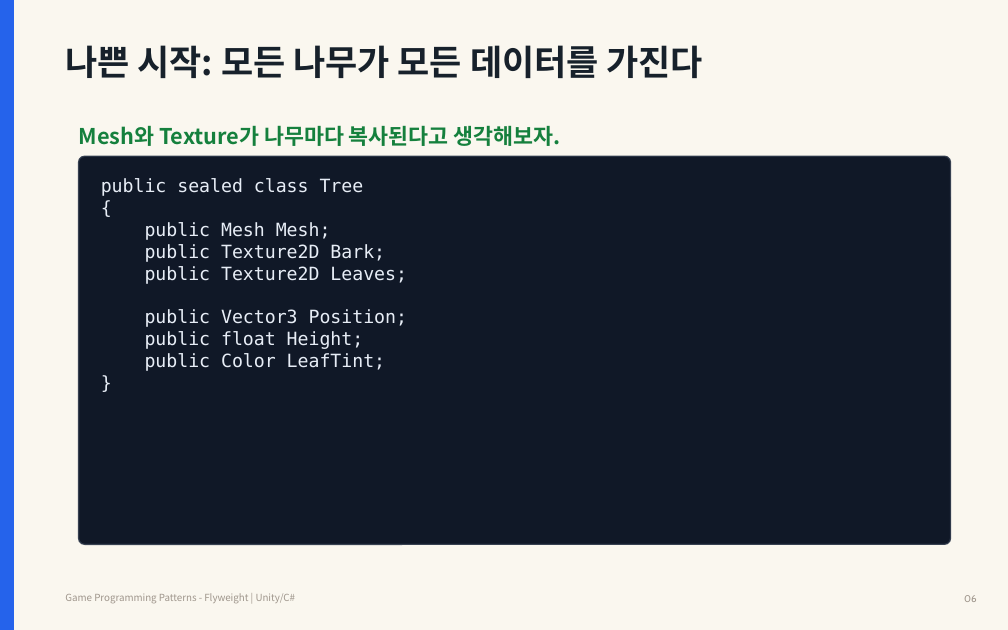
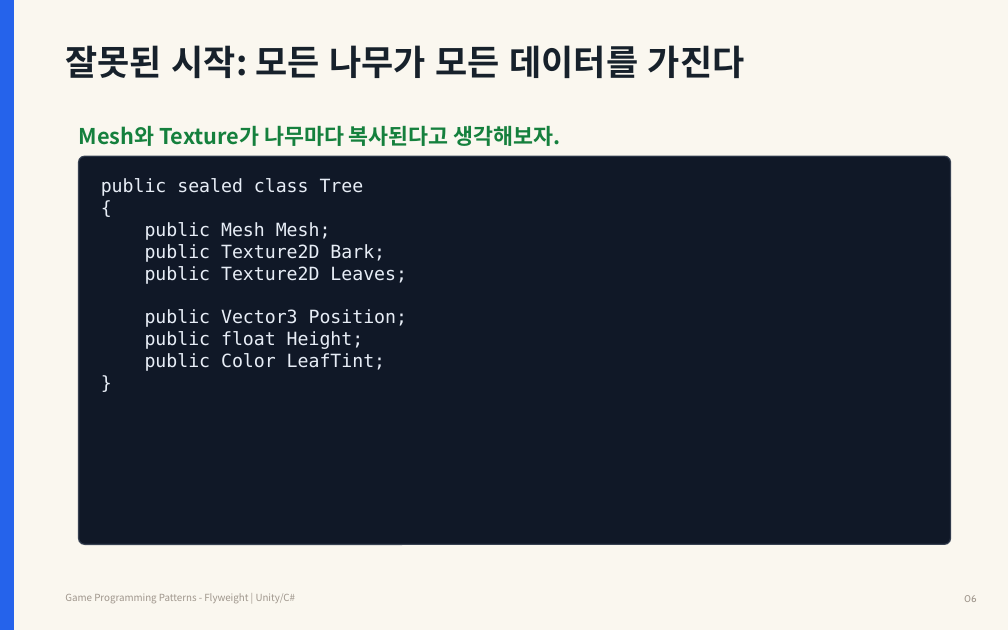
Before and after one commit to Meerkat-GMD/unity-programming-pattern, a slide deck: slide 6 of 03차시_Flyweight/강의자료/유니티 프로그래밍 패턴 3차시 - Flyweight.pptx. Drawn at 1008x630 pixels with LibreOffice and Linux fonts; fonts in the diff are those of the drawing. Boxes give left, top, right and bottom in pixels: in the first picture for what was removed or moved away, otherwise in the second. Text is boxed around its words. In the diff, an @@ line names an element or a change of style, - is before the commit and + after.

```diff
--- a/03차시_Flyweight/강의자료/유니티 프로그래밍 패턴 3차시 - Flyweight.pptx
+++ b/03차시_Flyweight/강의자료/유니티 프로그래밍 패턴 3차시 - Flyweight.pptx
@@ text at [65,45,744,78]: text changed @@
-나쁜 시작: 모든 나무가 모든 데이터를 가진다
+잘못된 시작: 모든 나무가 모든 데이터를 가진다
```
Also in this commit, not shown: 13 other slides changed.
